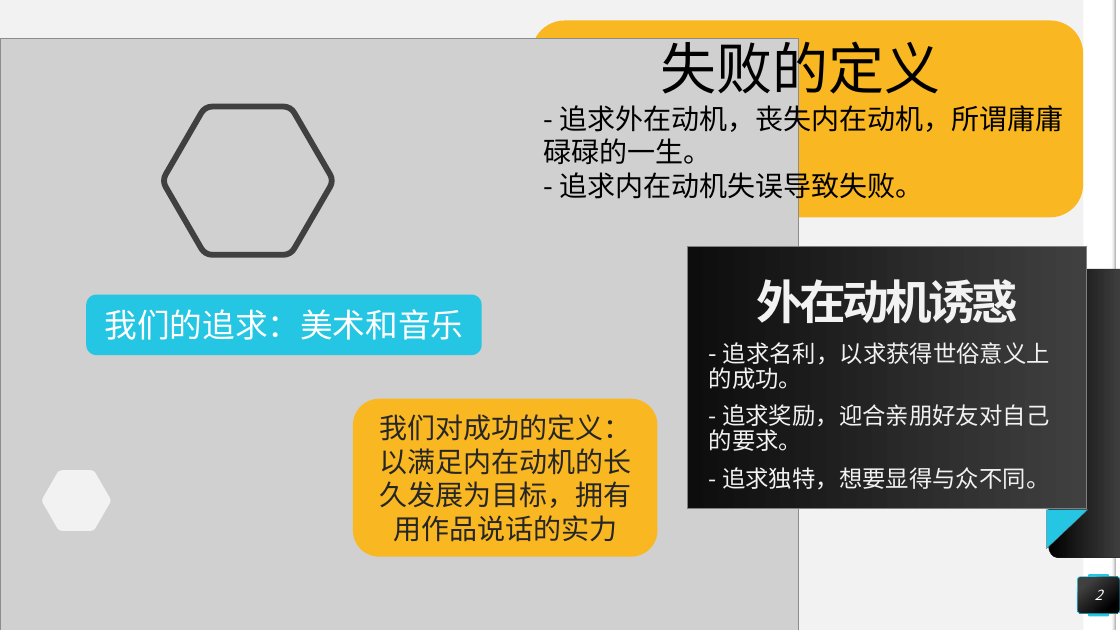
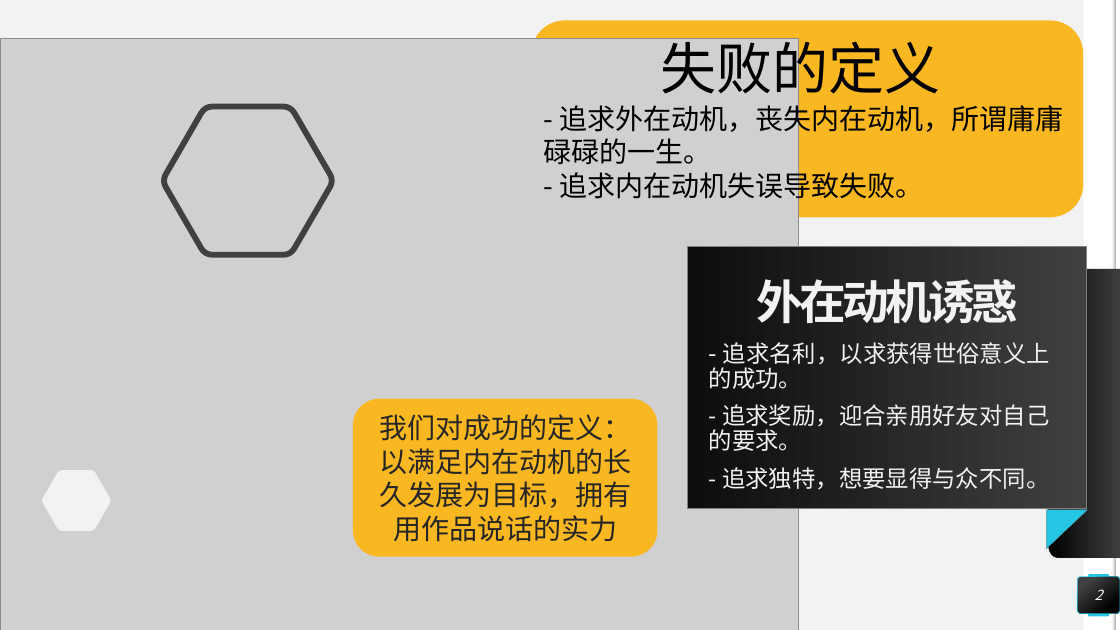
Before and after one commit to ExpectationG/IA005-couples-career-crisis, a slide deck: slide 2 of 小情侣如何走出职业困境.pptm. Drawn at 1120x630 pixels with LibreOffice and Linux fonts; fonts in the diff are those of the drawing; grey boxes stand for pictures. Boxes give left, top, right and bottom in pixels: in the first picture for what was removed or moved away, otherwise in the second. Text is boxed around its words. In the diff, an @@ line names an element or a change of style, - is before the commit and + after.

```diff
--- a/小情侣如何走出职业困境.pptm
+++ b/小情侣如何走出职业困境.pptm
@@ rounded rectangle removed at [87,295,482,355] @@
-我们的追求：美术和音乐
```
